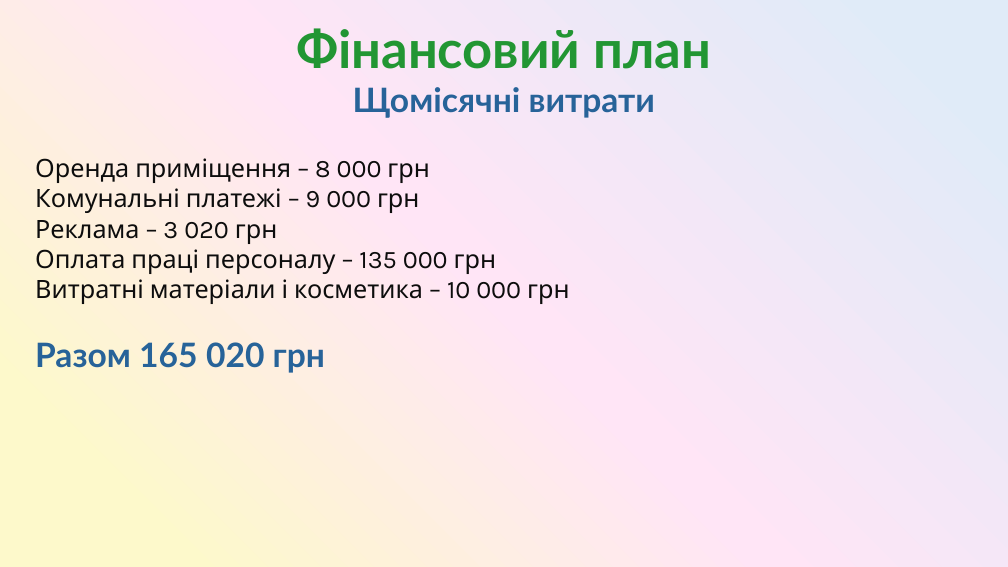
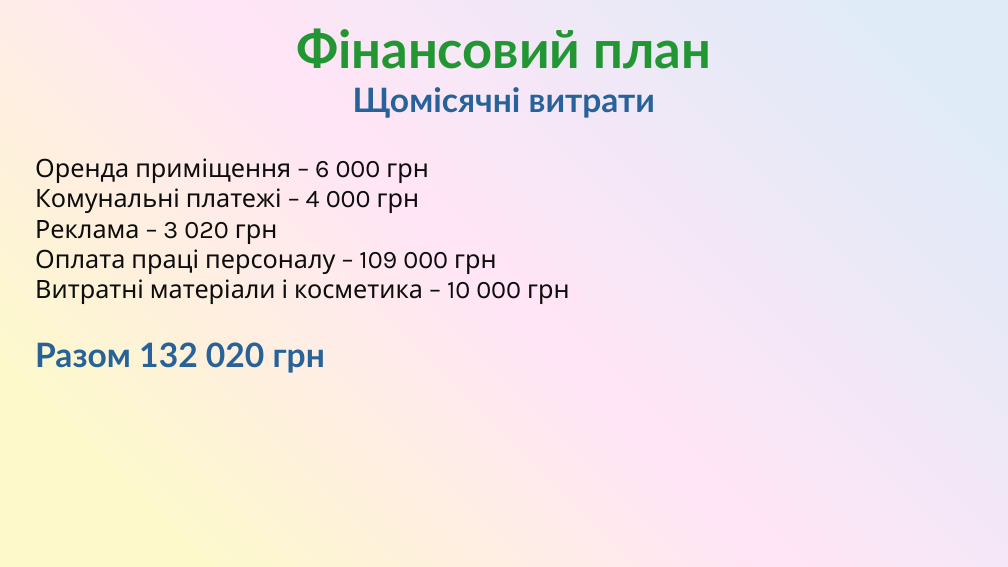
Before and after one commit to SashaGaran/Katya_diplomna, a slide deck: slide 12 of diplomna.pptx (slide 10 before the commit). Drawn at 1008x567 pixels with LibreOffice and Linux fonts; fonts in the diff are those of the drawing. Boxes give left, top, right and bottom in pixels: in the first picture for what was removed or moved away, otherwise in the second. Text is boxed around its words. In the diff, an @@ line names an element or a change of style, - is before the commit and + after.

```diff
--- a/diplomna.pptx
+++ b/diplomna.pptx
@@ text at [35,158,429,213]: text changed @@
-Оренда приміщення – 8 000 грн
-Комунальні платежі – 9 000 грн
+Оренда приміщення – 6 000 грн
+Комунальні платежі – 4 000 грн
@@ text at [35,249,497,274]: text changed @@
-Оплата праці персоналу – 135 000 грн
+Оплата праці персоналу – 109 000 грн
@@ text at [35,342,325,373]: text changed @@
-Разом 165 020 грн
+Разом 132 020 грн
```
Also in this commit, not shown: 5 other slides changed, 1 slide added.
